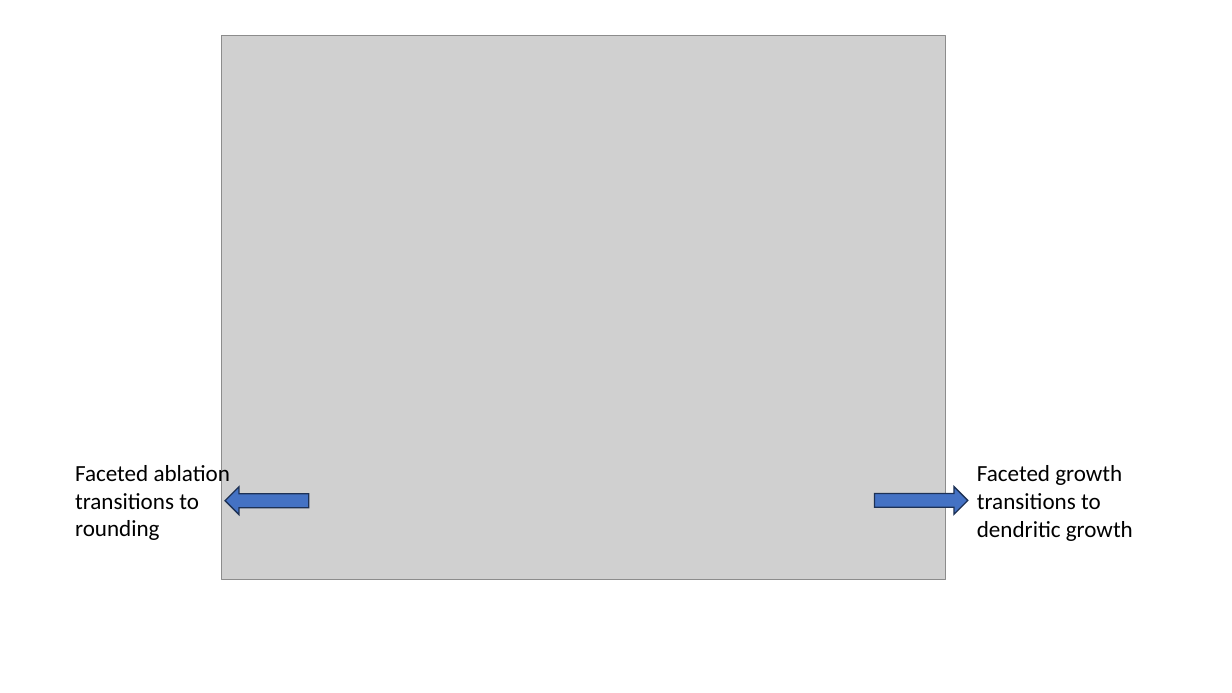
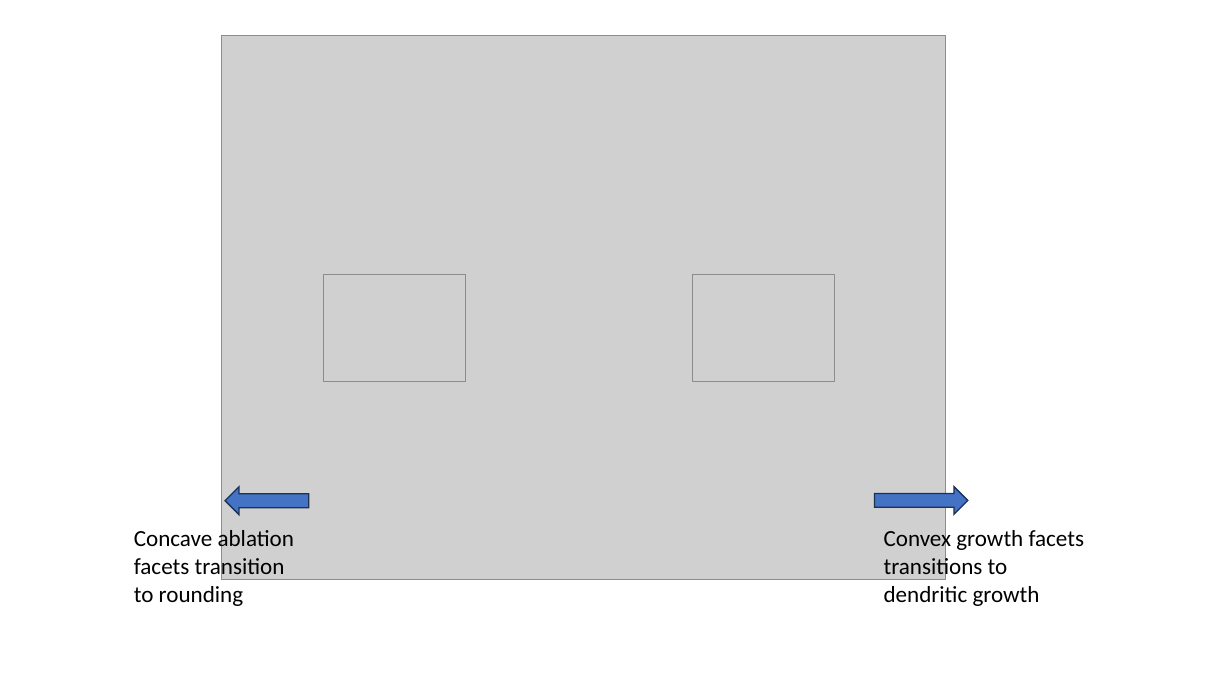
Before and after one commit to upschemistry/icecontinuum, a slide deck: slide 7 of nesh/graphics.pptx. Drawn at 1232x693 pixels with LibreOffice and Linux fonts; fonts in the diff are those of the drawing; grey boxes stand for pictures. Boxes give left, top, right and bottom in pixels: in the first picture for what was removed or moved away, otherwise in the second. Text is boxed around its words. In the diff, an @@ line names an element or a change of style, - is before the commit and + after.

```diff
--- a/nesh/graphics.pptx
+++ b/nesh/graphics.pptx
@@ picture added at [323, 274, 466, 381] @@
@@ picture added at [692, 274, 835, 381] @@
@@ text at [134, 527, 294, 606]: text changed @@
-Faceted ablation transitions to rounding
+Concave ablation facets transition to rounding
@@ text "Convex growth facets": place and size @@
-text "Convex growth facets" at [977, 465, 1133, 541]
+text "Convex growth facets" at [884, 527, 1085, 606]
@@ text at [884, 527, 1085, 553]: text changed @@
-Faceted growth
+Convex growth facets
```
Also in this commit, not shown: 9 other files.
